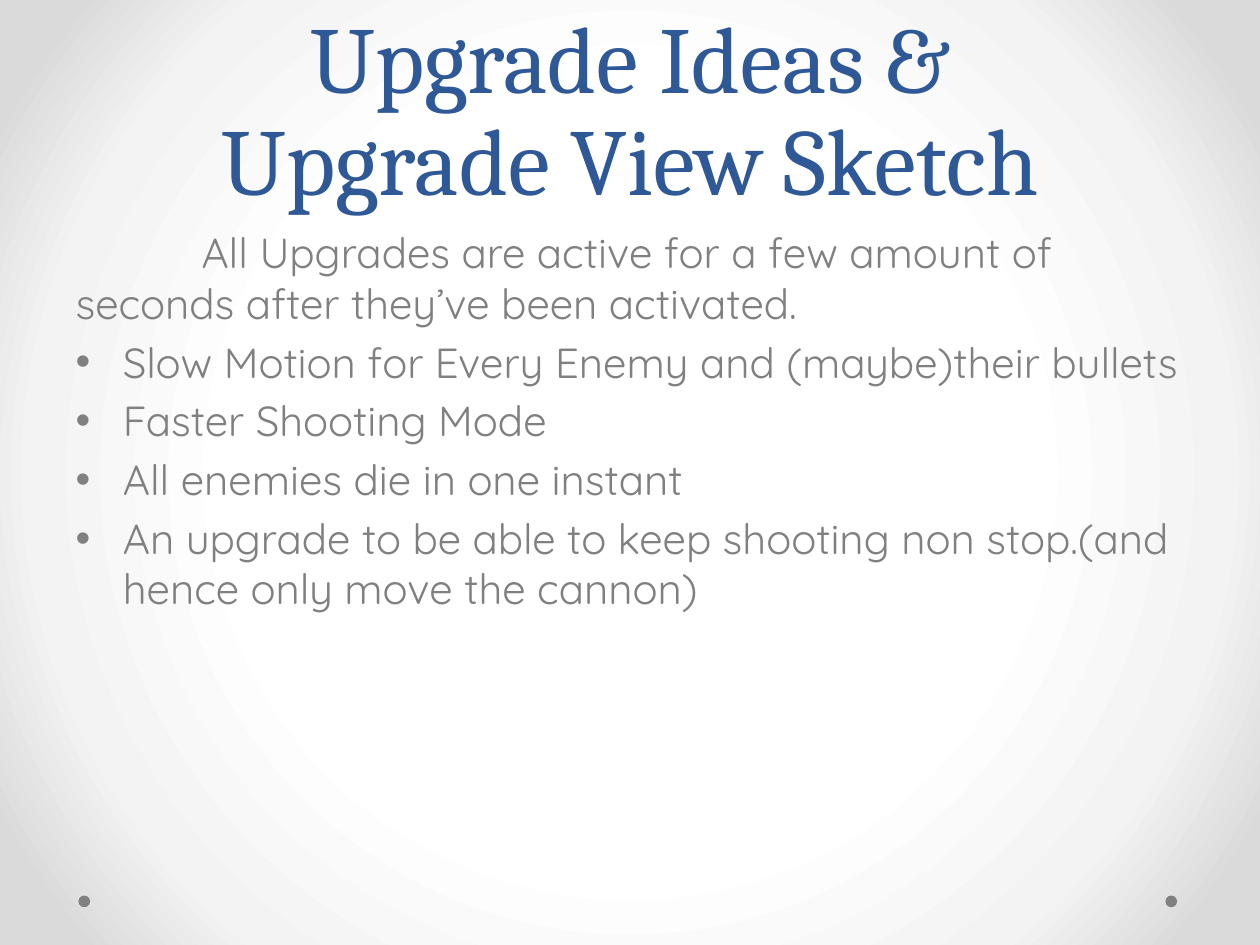
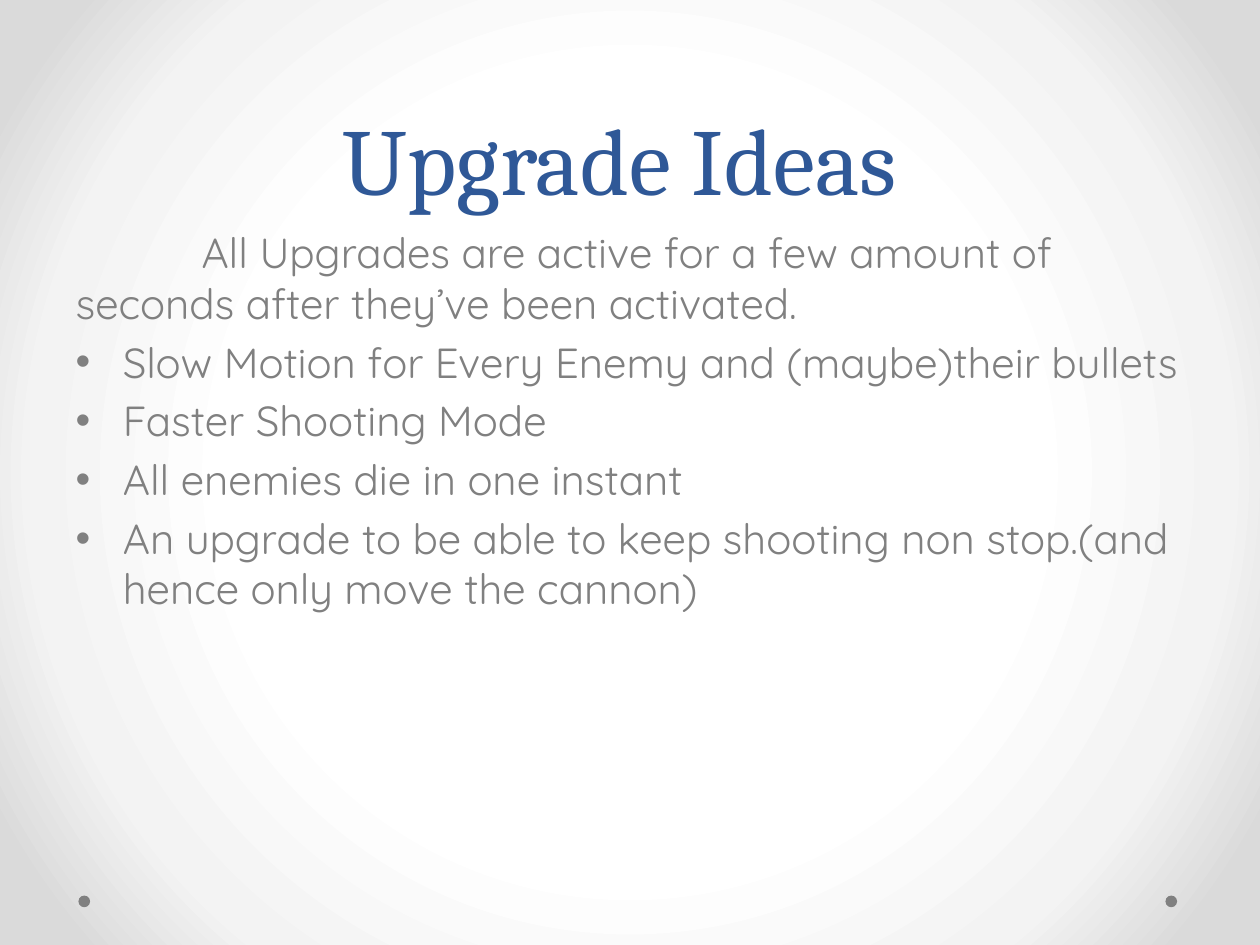
Before and after one commit to mremad/SpaceInvaders-iOS, a slide deck: slide 4 of IPhonePresentation.pptx. Drawn at 1260x945 pixels with LibreOffice and Linux fonts; fonts in the diff are those of the drawing. Boxes give left, top, right and bottom in pixels: in the first picture for what was removed or moved away, otherwise in the second. Text is boxed around its words. In the diff, an @@ line names an element or a change of style, - is before the commit and + after.

```diff
--- a/IPhonePresentation.pptx
+++ b/IPhonePresentation.pptx
@@ title at [343, 129, 897, 215]: text changed @@
-Upgrade Ideas &
-Upgrade View Sketch
+Upgrade Ideas
```
Also in this commit, not shown: 1 other slide changed, 1 slide added, 2 other files.
